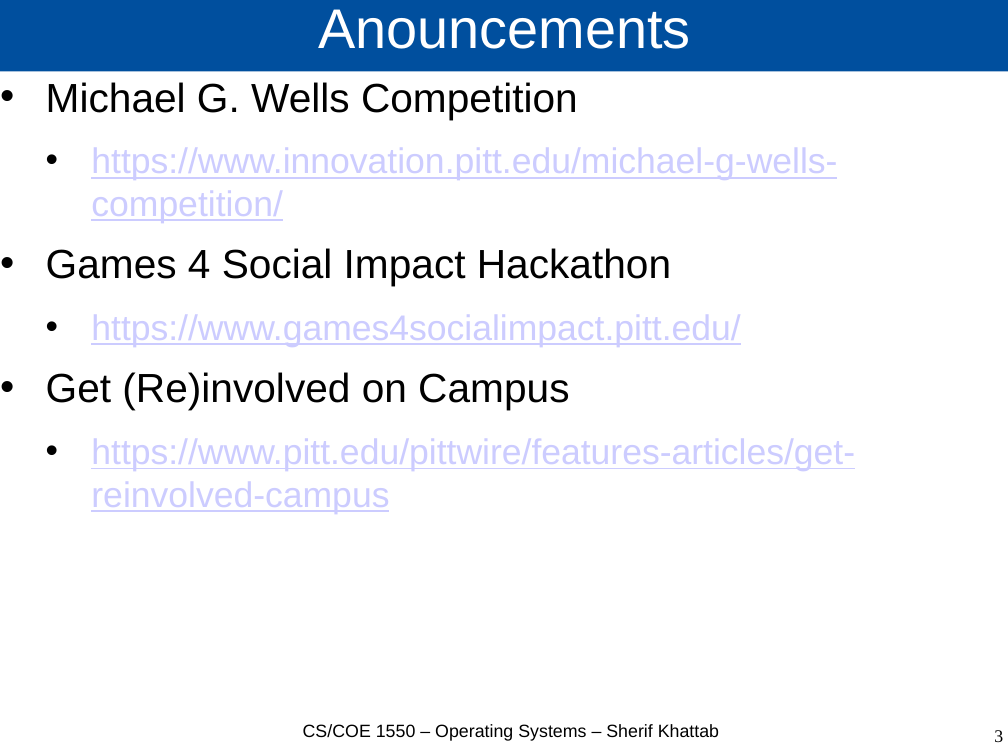
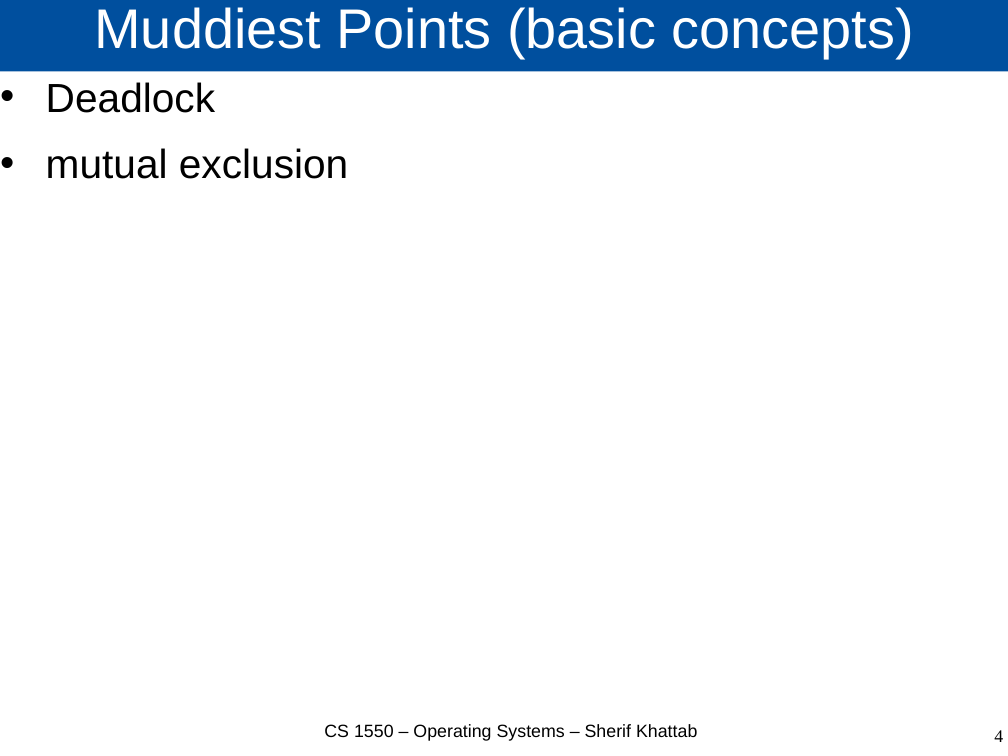
Before and after one commit to cs1550-2224/cs1550-code-handouts, a slide deck: slide 4 of DraftSlides/Lecture5.pptx (slide 3 before the commit). Drawn at 1008x756 pixels with LibreOffice and Linux fonts; fonts in the diff are those of the drawing. Boxes give left, top, right and bottom in pixels: in the first picture for what was removed or moved away, otherwise in the second. Text is boxed around its words. In the diff, an @@ line names an element or a change of style, - is before the commit and + after.

```diff
--- a/DraftSlides/Lecture5.pptx
+++ b/DraftSlides/Lecture5.pptx
@@ title at bbox=[94, 7, 914, 58]: text changed @@
-Anouncements
+Muddiest Points (basic concepts)
@@ text at bbox=[46, 82, 348, 179]: text changed; size 28 to 32 pt; text colour #CCCCFF to #000000 @@
-• Michael G. Wells Competition
-  • https://www.innovation.pitt.edu/michael-g-wells-competition/
-• Games 4 Social Impact Hackathon
-  • https://www.games4socialimpact.pitt.edu/
-• Get (Re)involved on Campus
-  • https://www.pitt.edu/pittwire/features-articles/get-reinvolved-campus
+• Deadlock
+• mutual exclusion
@@ text at bbox=[324, 724, 697, 741]: text changed @@
-CS/COE 1550 – Operating Systems – Sherif Khattab
+CS 1550 – Operating Systems – Sherif Khattab
@@ page number at bbox=[994, 730, 1003, 742]: text changed @@
-3
+4
```
Also in this commit, not shown: 6 other slides changed, 23 slides added, 5 other files.
